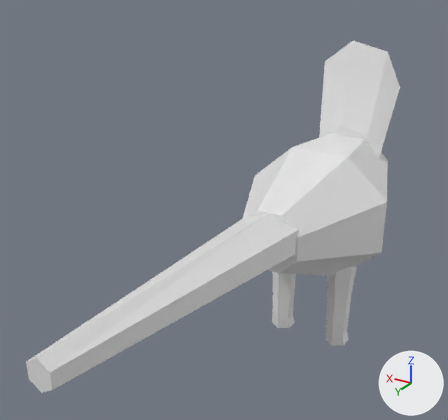
One commit to the OBJ model data/animals/arara/idle/0.obj: the scene before it, then after it.
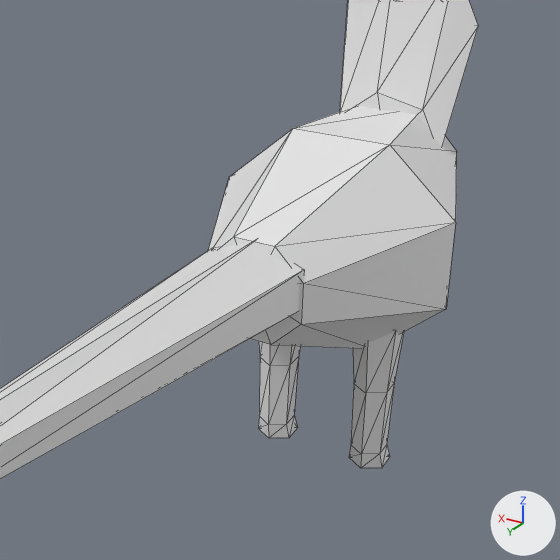
Old and new are each drawn whole from a 50 mm lens placed at (-0.392, 0.98, 0.71), pointed at (0.083, 0.188, 0.314) and again close up on the part from 27% to 100% of the width and 17% to 95% of the height. Arrows for +X, +Y and +Z are at lower right; the lights stay in place. The last two pictures show the newer version. The close-ups show mesh edges as thin lines. Where no turn or scale is listed for an object, it has been applied to the vertices.

The first close-up shows 'arara_idle_0'.
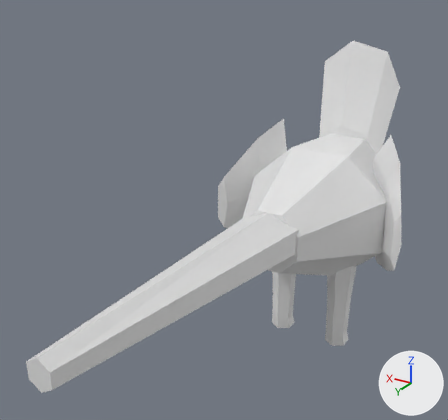
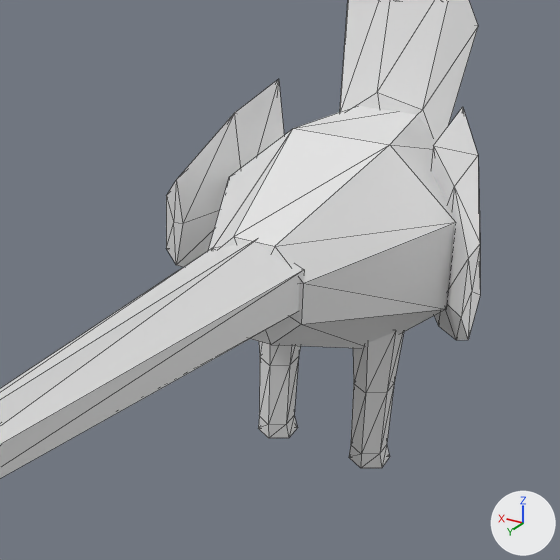
Changed parts and their boxes [x1, y1, x2, y2] in the close-ups (560 x 560 px):
'arara_idle_0', reshaped
    before: [0, 0, 478, 478]
    after: [0, 0, 480, 478]
part 1 of me_arara_idle_0, added
    after: [431, 107, 480, 340]
part 2 of me_arara_idle_0, added
    after: [166, 79, 284, 267]

Diff of the bpy script that builds the scene:
```diff
--- a/data/animals/arara/idle/0.obj.py
+++ b/data/animals/arara/idle/0.obj.py
@@ me_arara_idle_0 @@
 # used by ob_arara_idle_0; location = (0.0, 0.0, 0.0)
-me_arara_idle_0.from_pydata(...)  # 122 vertices, 220 faces; spans x -0.127..0.127, y -0.343..0.662, z 0.0..0.542
+me_arara_idle_0.from_pydata(...)  # 156 vertices, 280 faces; spans x -0.174..0.173, y -0.343..0.662, z 0.0..0.542
+# me_arara_idle_0 part 1: a new loose piece of 17 vertices spanning x -0.174..-0.082, y -0.05..0.06, z 0.165..0.411
+# me_arara_idle_0 part 2: a new loose piece of 17 vertices spanning x 0.078..0.173, y -0.051..0.06, z 0.165..0.411
```
